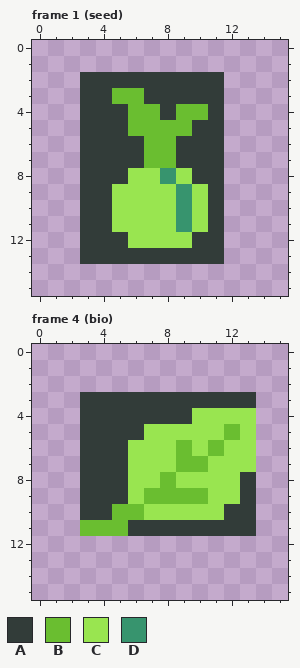
Two versions of one pixel-art file, art/icons.aseprite. Above, as it was before the edit.
16x16 pixels, 4 frames. Shown: frame 1 (seed), frame 4 (bio). The commit also changed other frames, which this record leaves out.
Palette (. is transparent): A #323c39  B #6abe30  C #99e550  D #37946e
Pixels before, frame 1 (seed), first column x 3:
 2 AAAAAAAAA
 3 AABBAAAAA
 4 AAABBABBA
 5 AAABBBBAA
 6 AAAABBAAA
 7 AAAABBAAA
 8 AAACCDCAA
 9 AACCCCDCA
10 AACCCCDCA
11 AACCCCDCA
12 AAACCCCAA
13 AAAAAAAAA
Pixels before, frame 4 (bio), first column x 3:
 3 AAAAAAAAAAA
 4 AAAAAAACCCC
 5 AAAACCCCCBC
 6 AAACCCBCBCC
 7 AAACCCBBCCC
 8 AAACCBCCCCA
 9 AAACBBBBCCA
10 AABBCCCCCAA
11 BBBAAAAAAAA
The same view after the edit:
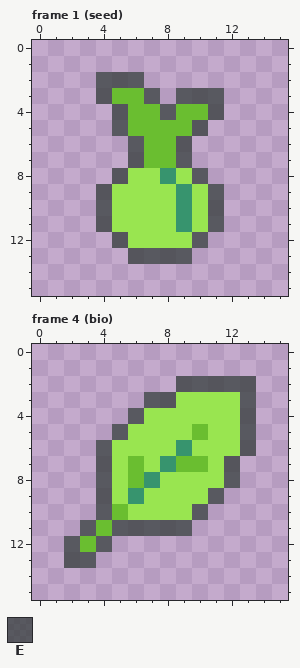
Colours new in this view: E #323c39bc
From the commit log: icon remaster
The exact change:
Changed rows in their new state; - is an unchanged pixel.
Frame 1 (seed):
first column x 3:
 2 .EEE.....
 3 .E--E.EEE
 4 ..E--E--E
 5 ..E----E.
 6 ...E--E..
 7 ...E--E..
 8 ..E----E.
 9 .E------E
10 .E------E
11 .E------E
12 ..E----E.
13 ...EEEE..
Frame 4 (bio):
first column x 2:
 2 -------EEEEE
 3 -....EECCCCE
 4 -...ECCC---E
 5 -..EC---B-CE
 6 -.EC---D-C-E
 7 -.ECB-D---E.
 8 -.ECBDC---E.
 9 -.ECDCCCCE..
10 -.E-C---E...
11 -E-EEEEE....
12 EBE---------
13 EE----------
Pixel boxes of the changes (left, top, right, bottom) in both pictures:
changed: (80, 72, 224, 264)
changed: (64, 376, 256, 568)
